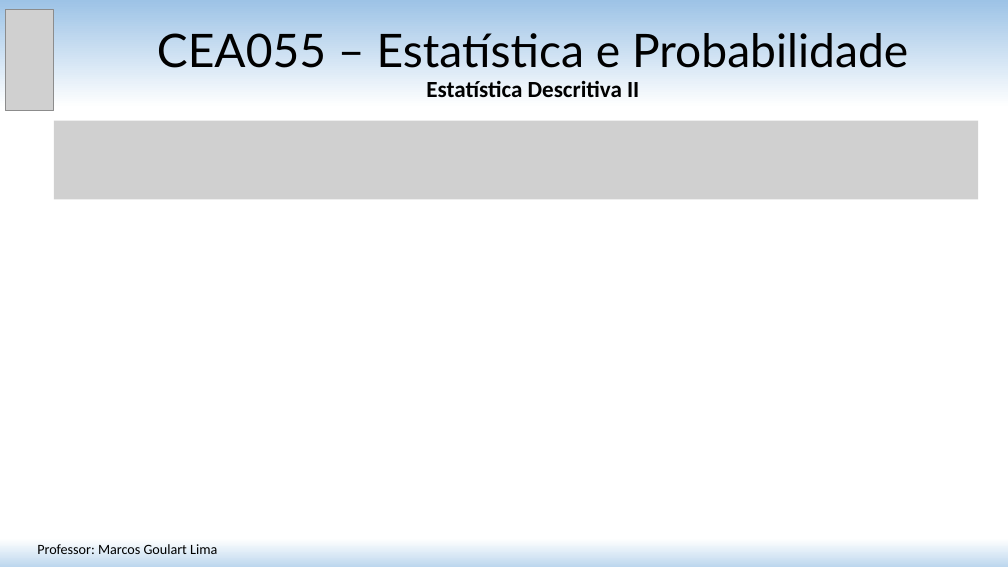
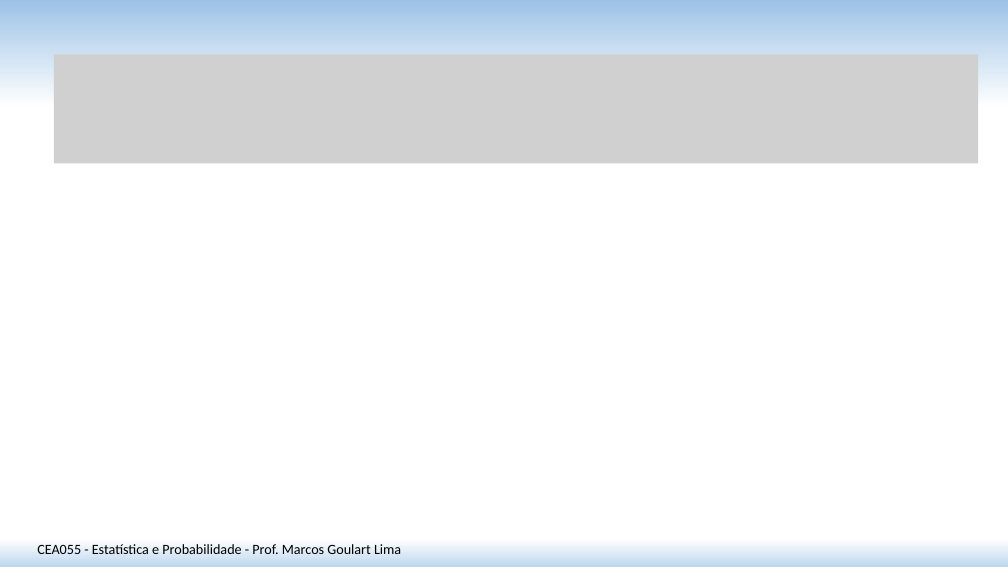
Before and after one commit to matmarcos/minhas-aulas, a slide deck: slide 7 of content/2026-2/cea055-estatistica-probabilidade/02-estatistica-descritiva-ii/Aula_02_Estatistica_Descritiva_II.pptx (slide 8 before the commit). Drawn at 1008x567 pixels with LibreOffice and Linux fonts; fonts in the diff are those of the drawing; grey boxes stand for pictures. Boxes give left, top, right and bottom in pixels: in the first picture for what was removed or moved away, otherwise in the second. Text is boxed around its words. In the diff, an @@ line names an element or a change of style, - is before the commit and + after.

```diff
--- a/content/2026-2/cea055-estatistica-probabilidade/02-estatistica-descritiva-ii/Aula_02_Estatistica_Descritiva_II.pptx
+++ b/content/2026-2/cea055-estatistica-probabilidade/02-estatistica-descritiva-ii/Aula_02_Estatistica_Descritiva_II.pptx
@@ picture removed at bbox=[5, 9, 54, 110] @@
@@ picture added at bbox=[54, 54, 979, 163] @@
@@ title removed at bbox=[157, 33, 908, 97] @@
-CEA055 – Estatística e Probabilidade
-Estatística Descritiva II
@@ picture removed at bbox=[54, 120, 979, 199] @@
@@ text at bbox=[37, 544, 401, 554]: text changed @@
-Professor: Marcos Goulart Lima
+CEA055 - Estatística e Probabilidade - Prof. Marcos Goulart Lima
```
Also in this commit, not shown: 12 other slides changed, 4 slides added, 6 slides removed, 3 other files.
